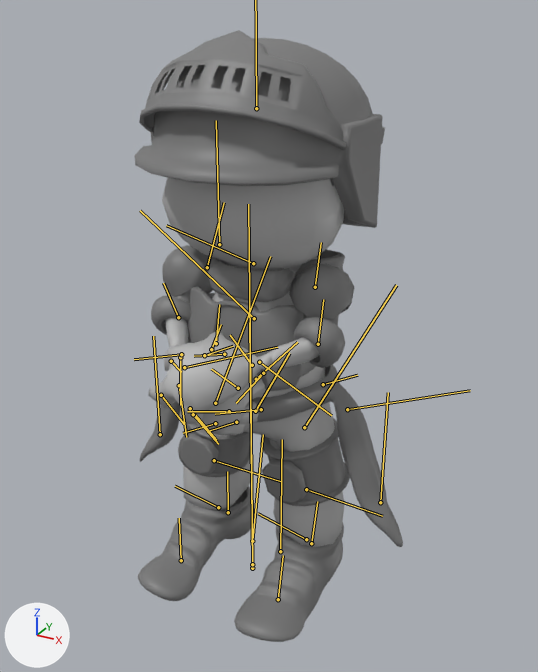
What one commit did to the FBX model Assets/02_Art/1_Animations/Characters/Frank/Frank_Anim_Idle.fbx.
One viewpoint serves both versions: a 50 mm camera at (1.54, -2.63, 2.63) aimed at (0.04, 0.09, 1.26). The lights are fixed; the arrows at lower left show +X, +Y and +Z. Both versions are drawn at frame 3 of the action 'Idle'; the numbers are the values there. The bones that bend it are drawn over the model as lines.

Objects in the first picture: 'Casco3', 'pasted__Low'.
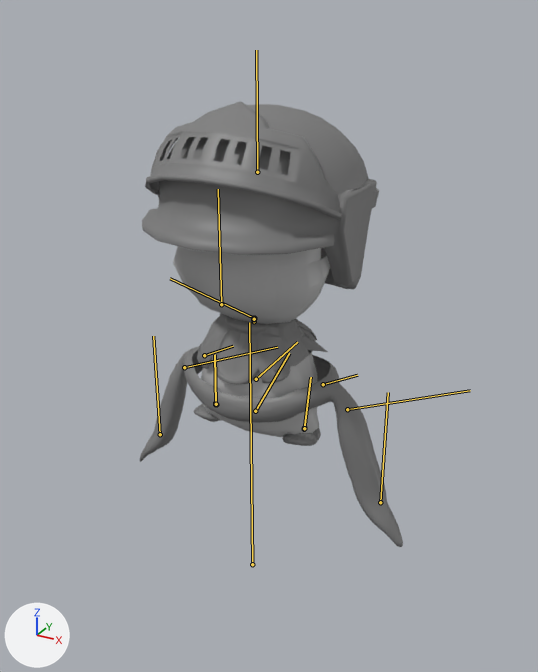
Where the change shows, as pixel boxes (x1, y1, x2, y2) in the pictures (538 x 672 px):
'Casco3', posed (27% shorter): before (135, 30, 403, 642); after (139, 101, 403, 547)
'pasted__Low', posed: before (148, 177, 344, 547); after (173, 246, 330, 437)
bone 'Espalda_2', root to tip: before (254, 318) to (140, 210); after (254, 318) to (253, 317)
bone 'Codo_Izq', root to tip: before (318, 344) to (323, 299); after (254, 318) to (254, 318)
bone 'Mano_Izq', root to tip: before (259, 362) to (331, 415); after (254, 319) to (255, 319)
bone 'Dedo_3_Izq', root to tip: before (190, 408) to (216, 440); after (253, 319) to (254, 319)
bone 'Dedo_3_1_Izq', root to tip: before (193, 414) to (218, 444); after (253, 319) to (254, 319)
bone 'Dedo_2_Izq', root to tip: before (179, 385) to (186, 437); after (253, 319) to (253, 319)
bone 'Dedo_2_1_Izq', root to tip: before (161, 395) to (184, 424); after (253, 319) to (253, 319)
bone 'Dedo_1_Izq', root to tip: before (180, 357) to (180, 405); after (253, 318) to (253, 319)
bone 'Dedo_1_1_Izq', root to tip: before (171, 361) to (181, 372); after (253, 319) to (253, 319)
bone 'Pulgar_Izq', root to tip: before (216, 343) to (219, 304); after (254, 318) to (254, 318)
bone 'Pulgar_1_Izq', root to tip: before (211, 349) to (221, 324); after (253, 318) to (254, 318)
bone 'Codo_Der', root to tip: before (178, 317) to (163, 283); after (253, 318) to (253, 318)
bone 'Mano_Der', root to tip: before (181, 354) to (134, 359); after (253, 318) to (253, 319)
bone 'Dedo_3_Der', root to tip: before (215, 423) to (183, 433); after (254, 319) to (253, 319)
bone 'Dedo_3_1_Der', root to tip: before (236, 422) to (207, 431); after (254, 319) to (253, 319)
bone 'Dedo_2_Der', root to tip: before (229, 411) to (187, 411); after (254, 319) to (253, 319)
bone 'Dedo_2_1_Der', root to tip: before (261, 409) to (215, 414); after (254, 319) to (254, 319)
bone 'Dedo_1_Der', root to tip: before (238, 388) to (211, 369); after (254, 319) to (254, 319)
bone 'Dedo_1_1_Der', root to tip: before (263, 373) to (236, 403); after (254, 319) to (254, 319)
bone 'Pulgar_Der', root to tip: before (224, 354) to (194, 356); after (254, 318) to (253, 318)
bone 'Pulgar_1_Der', root to tip: before (252, 365) to (230, 335); after (254, 319) to (254, 318)
bone 'Muslo_Izq', root to tip: before (304, 427) to (396, 285); after (304, 427) to (305, 426)
bone 'Pie_Izq', root to tip: before (306, 539) to (258, 513); after (304, 428) to (304, 428)
bone 'Muslo_Der', root to tip: before (215, 403) to (270, 256); after (215, 403) to (216, 401)
bone 'Pie_Der', root to tip: before (218, 507) to (175, 486); after (216, 404) to (215, 404)

The change in detail:
Bone 'Espalda_2' (bone_espalda_2) is rescaled from (1.02, 1.02, 1.02) to (0.01, 0.01, 0.01).
Bone 'Codo_Izq' (bone_codo_izq) is rescaled from (1.0, 1.0, 1.0) to (0.01, 0.01, 0.01).
Bone 'Mano_Izq' (bone_mano_izq) is rescaled from (1.0, 1.0, 1.0) to (0.01, 0.01, 0.01).
Bone 'Dedo_3_Izq' (bone_dedo_3_izq) is rescaled from (1.0, 1.0, 1.0) to (0.01, 0.01, 0.01).
Bone 'Dedo_3_1_Izq' (bone_dedo_3_1_izq) is rescaled from (1.0, 1.0, 1.0) to (0.01, 0.01, 0.01).
Bone 'Dedo_2_Izq' (bone_dedo_2_izq) is rescaled from (1.0, 1.0, 1.0) to (0.01, 0.01, 0.01).
Bone 'Dedo_2_1_Izq' (bone_dedo_2_1_izq) is rescaled from (1.0, 1.0, 1.0) to (0.01, 0.01, 0.01).
Bone 'Dedo_1_Izq' (bone_dedo_1_izq) is rescaled from (1.0, 1.0, 1.0) to (0.01, 0.01, 0.01).
Bone 'Dedo_1_1_Izq' (bone_dedo_1_1_izq) is rescaled from (1.0, 1.0, 1.0) to (0.01, 0.01, 0.01).
Bone 'Pulgar_Izq' (bone_pulgar_izq) is rescaled from (1.0, 1.0, 1.0) to (0.01, 0.01, 0.01).
Bone 'Pulgar_1_Izq' (bone_pulgar_1_izq) is rescaled from (1.0, 1.0, 1.0) to (0.01, 0.01, 0.01).
Bone 'Codo_Der' (bone_codo_der) is rescaled from (1.0, 1.0, 1.0) to (0.01, 0.01, 0.01).
Bone 'Mano_Der' (bone_mano_der) is rescaled from (1.0, 1.0, 1.0) to (0.01, 0.01, 0.01).
Bone 'Dedo_3_Der' (bone_dedo_3_der) is rescaled from (1.0, 1.0, 1.0) to (0.01, 0.01, 0.01).
Bone 'Dedo_3_1_Der' (bone_dedo_3_1_der) is rescaled from (1.0, 1.0, 1.0) to (0.01, 0.01, 0.01).
Bone 'Dedo_2_Der' (bone_dedo_2_der) is rescaled from (1.0, 1.0, 1.0) to (0.01, 0.01, 0.01).
Bone 'Dedo_2_1_Der' (bone_dedo_2_1_der) is rescaled from (1.0, 1.0, 1.0) to (0.01, 0.01, 0.01).
Bone 'Dedo_1_Der' (bone_dedo_1_der) is rescaled from (1.0, 1.0, 1.0) to (0.01, 0.01, 0.01).
Bone 'Dedo_1_1_Der' (bone_dedo_1_1_der) is rescaled from (1.0, 1.0, 1.0) to (0.01, 0.01, 0.01).
Bone 'Pulgar_Der' (bone_pulgar_der) is rescaled from (1.0, 1.0, 1.0) to (0.01, 0.01, 0.01).
Bone 'Pulgar_1_Der' (bone_pulgar_1_der) is rescaled from (1.0, 1.0, 1.0) to (0.01, 0.01, 0.01).
Bone 'Muslo_Izq' (bone_muslo_izq) is rescaled from (1.0, 1.0, 1.0) to (0.01, 0.01, 0.01).
Bone 'Pie_Izq' (bone_pie_izq) is rescaled from (1.0, 1.0, 1.0) to (0.01, 0.01, 0.01).
Bone 'Muslo_Der' (bone_muslo_der) is rescaled from (1.0, 1.0, 1.0) to (0.01, 0.01, 0.01).
Bone 'Pie_Der' (bone_pie_der) is rescaled from (1.0, 1.0, 1.0) to (0.01, 0.01, 0.01).
